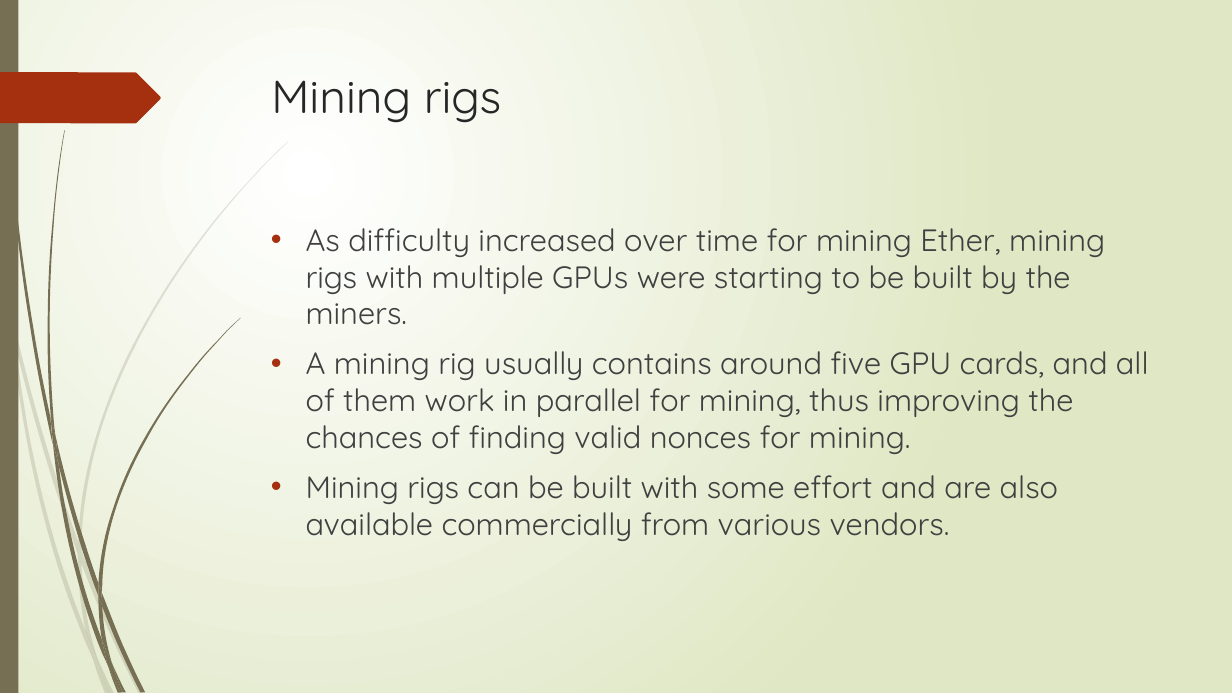
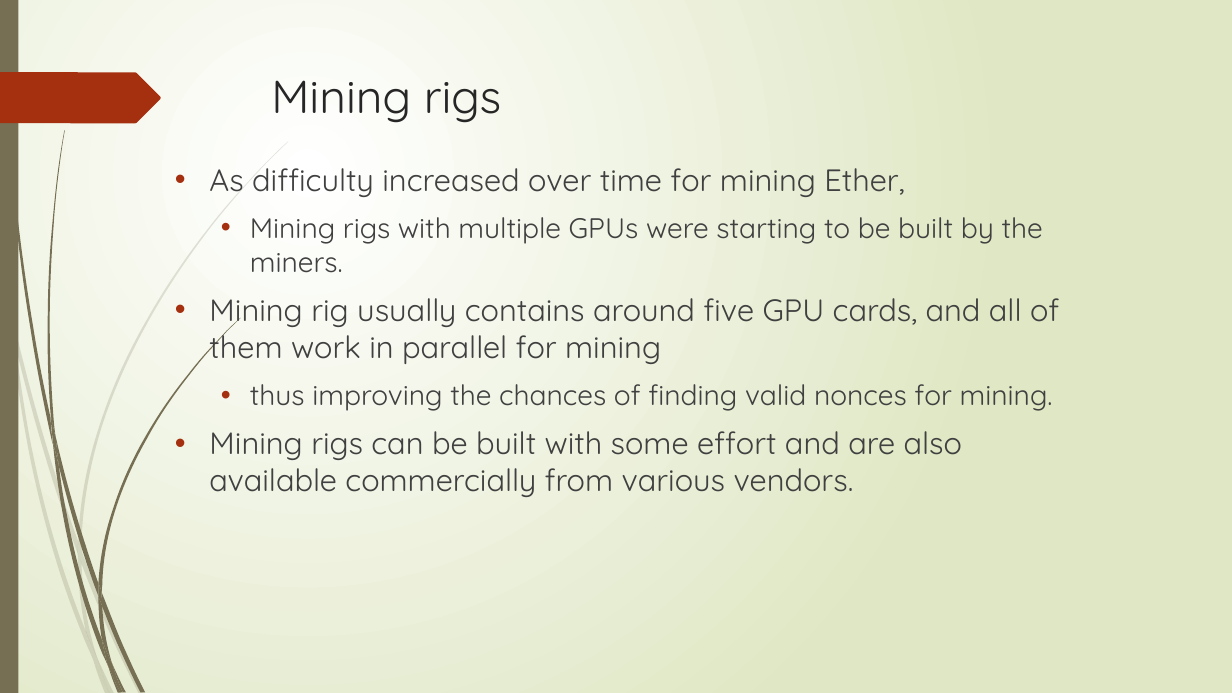
Before and after one commit to sanjayshimoga/nmit-blockchain-DApps, a slide deck: slide 135 of Ethereum 101.pptx (slide 129 before the commit). Drawn at 1232x693 pixels with LibreOffice and Linux fonts; fonts in the diff are those of the drawing. Boxes give left, top, right and bottom in pixels: in the first picture for what was removed or moved away, otherwise in the second. Text is boxed around its words. In the diff, an @@ line names an element or a change of style, - is before the commit and + after.

```diff
--- a/Ethereum 101.pptx
+++ b/Ethereum 101.pptx
@@ text "As difficulty increased over time ...": place and size @@
-text "As difficulty increased over time ..." at [306, 228, 1149, 541]
+text "As difficulty increased over time ..." at [209, 168, 1059, 497]
@@ text at [209, 168, 1059, 411]: text changed @@
-• As difficulty increased over time for mining Ether, mining rigs with multiple GPUs were starting to be built by the miners.
-• A mining rig usually contains around five GPU cards, and all of them work in parallel for mining, thus improving the chances of finding valid nonces for mining.
+• As difficulty increased over time for mining Ether,
+  • Mining rigs with multiple GPUs were starting to be built by the miners.
+• Mining rig usually contains around five GPU cards, and all of them work in parallel for mining
+  • thus improving the chances of finding valid nonces for mining.
```
Also in this commit, not shown: 38 other slides changed, 15 slides added.
